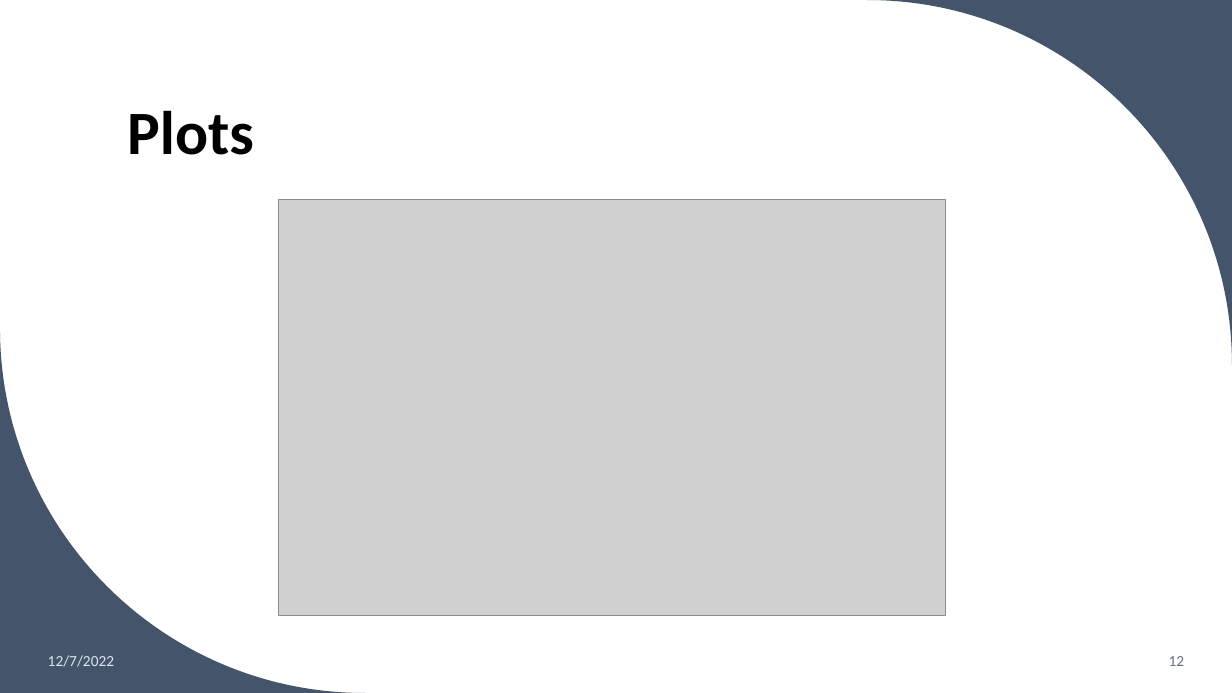
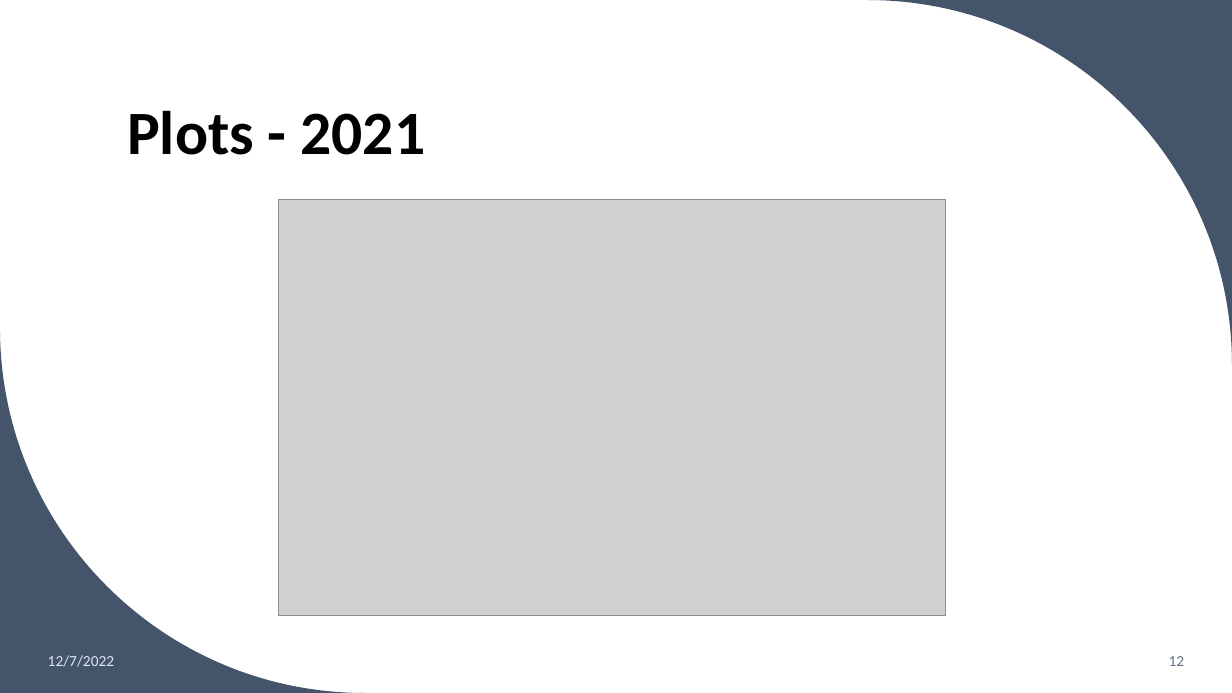
Before and after one commit to ccabes15/Congression_Trading, a slide deck: slide 12 of Presentation/Stock_Trading_Cabrey.pptx. Drawn at 1232x693 pixels with LibreOffice and Linux fonts; fonts in the diff are those of the drawing; grey boxes stand for pictures. Boxes give left, top, right and bottom in pixels: in the first picture for what was removed or moved away, otherwise in the second. Text is boxed around its words. In the diff, an @@ line names an element or a change of style, - is before the commit and + after.

```diff
--- a/Presentation/Stock_Trading_Cabrey.pptx
+++ b/Presentation/Stock_Trading_Cabrey.pptx
@@ title at [127,110,426,155]: text changed @@
-Plots
+Plots - 2021
```
Also in this commit, not shown: 6 other slides changed, 1 other file.
